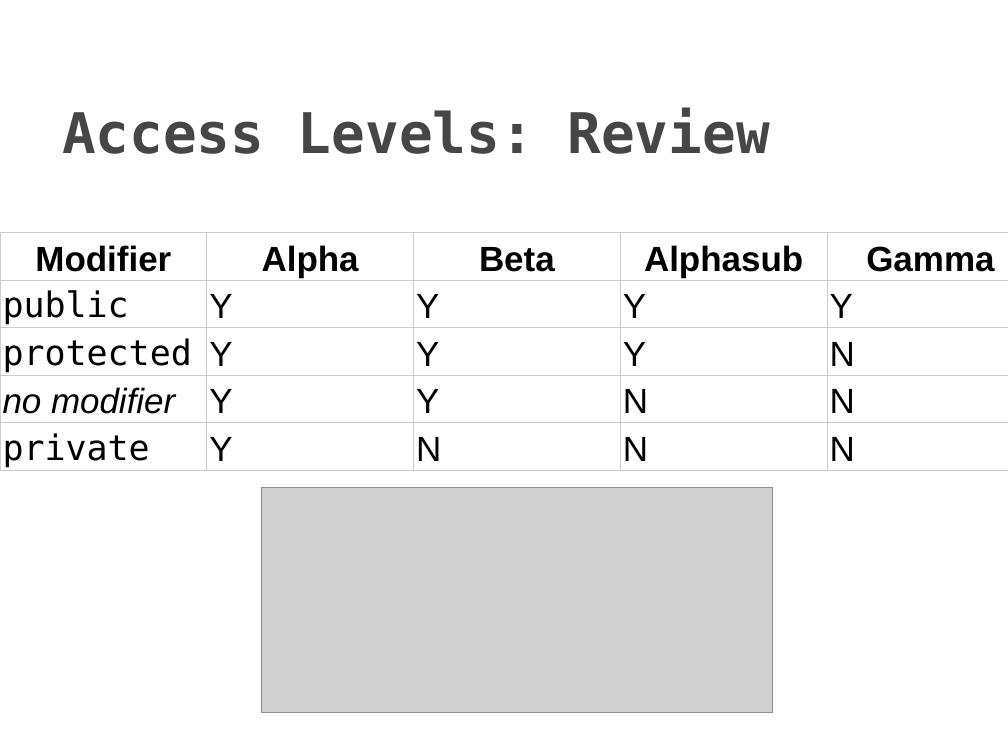
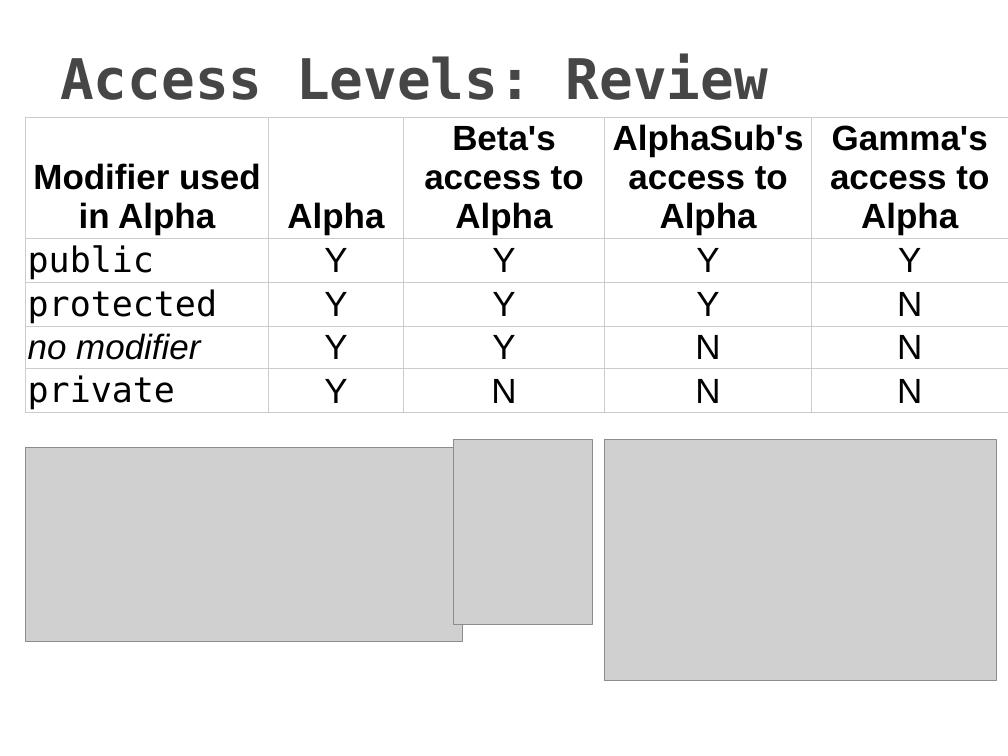
Before and after one commit to RHIT-CSSE/csse220, a slide deck: slide 3 of ClassMaterials/Polymorphism/Slides/Polymorphism.pptx. Drawn at 1008x756 pixels with LibreOffice and Linux fonts; fonts in the diff are those of the drawing; grey boxes stand for pictures. Boxes give left, top, right and bottom in pixels: in the first picture for what was removed or moved away, otherwise in the second. Text is boxed around its words. In the diff, an @@ line names an element or a change of style, - is before the commit and + after.

```diff
--- a/ClassMaterials/Polymorphism/Slides/Polymorphism.pptx
+++ b/ClassMaterials/Polymorphism/Slides/Polymorphism.pptx
@@ title "Access Levels: Review": place and size @@
-title "Access Levels: Review" at [62, 107, 770, 154]
+title "Access Levels: Review" at [60, 54, 768, 100]
@@ table at [25, 118, 1008, 428] @@
-row 1: Modifier | Alpha | Beta | Alphasub | Gamma
+row 1: Modifier used in Alpha | Alpha | Beta's access to Alpha | AlphaSub's access to Alpha | Gamma's access to Alpha
@@ alignment left to centre @@
@@ table: place and size @@
-table at [0, 233, 1008, 472]
+table at [25, 118, 1008, 428]
@@ picture: place and size @@
-picture at [261, 487, 772, 713]
+picture at [25, 448, 463, 641]
@@ picture added at [454, 439, 593, 624] @@
@@ picture added at [605, 439, 997, 680] @@
```
Also in this commit, not shown: 3 other slides changed, 5 slides added.
